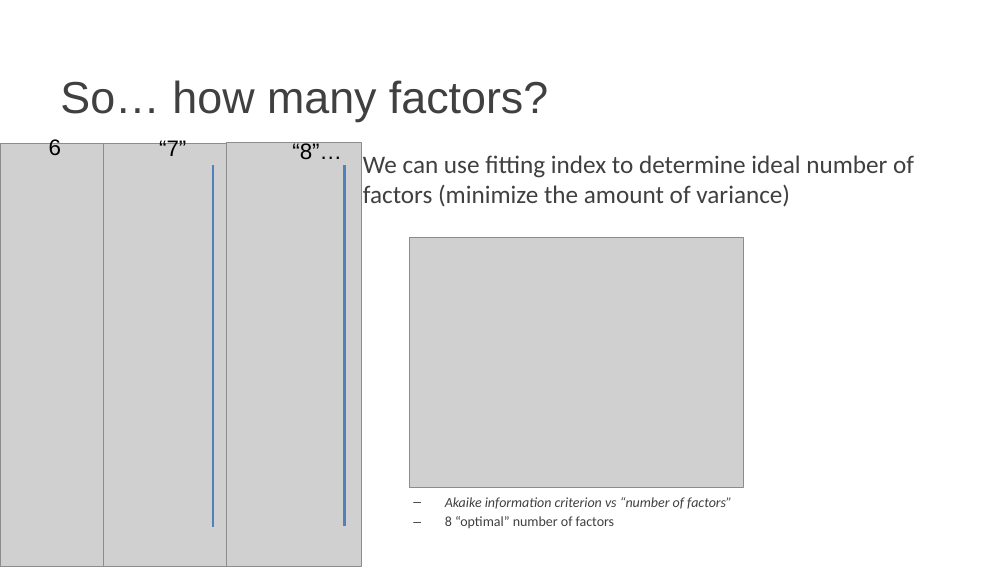
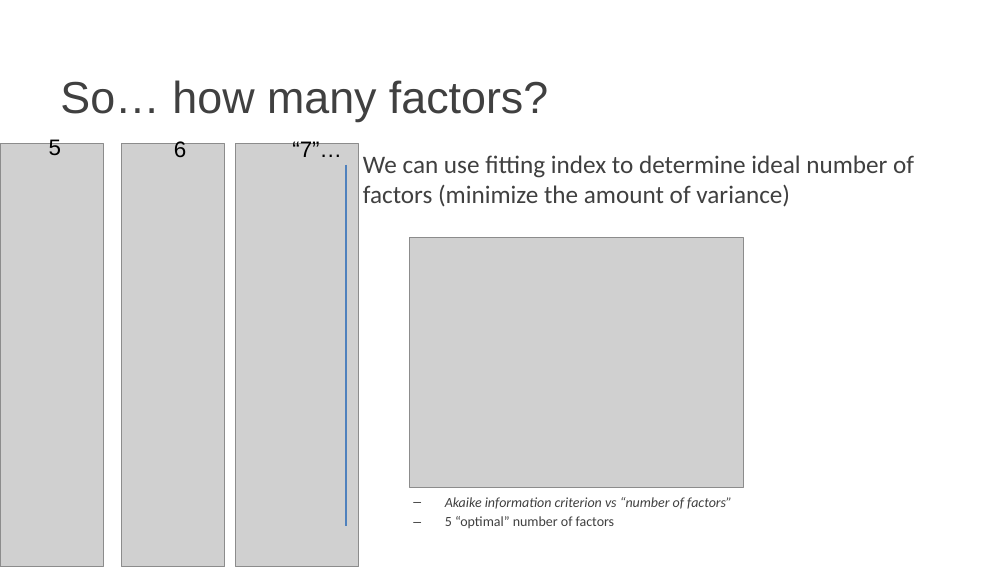
Before and after one commit to Pontigre/PER_analysis, a slide deck: slide 16 of Analysis_explanation.pptx. Drawn at 1008x567 pixels with LibreOffice and Linux fonts; fonts in the diff are those of the drawing; grey boxes stand for pictures; background and template pictures are left out. Boxes give left, top, right and bottom in pixels: in the first picture for what was removed or moved away, otherwise in the second. Text is boxed around its words. In the diff, an @@ line names an element or a change of style, - is before the commit and + after.

Commit message:
Fixes factor ratings and distribution plots

```diff
--- a/Analysis_explanation.pptx
+++ b/Analysis_explanation.pptx
@@ text added at (49,138,61,155), 16 pt, text #000000 @@
+5
@@ picture: place and size @@
-picture at (103,144,227,567)
+picture at (122,143,225,566)
@@ text "6": place and size @@
-text "6" at (49,138,61,155)
+text "6" at (174,140,186,157)
@@ picture: place and size @@
-picture at (227,143,361,566)
+picture at (235,144,359,567)
@@ text at (292,139,342,157): text changed @@
-“7”
+“7”…
@@ text removed at (292,141,342,159) @@
-“8”…
@@ line removed from (213, 165) to (213, 527) @@
@@ text at (445,516,615,528): text changed @@
-  – 8 “optimal” number of factors
+  – 5 “optimal” number of factors
```
Also in this commit, not shown: 7 other slides changed, 1 slide added, 58 other files.
